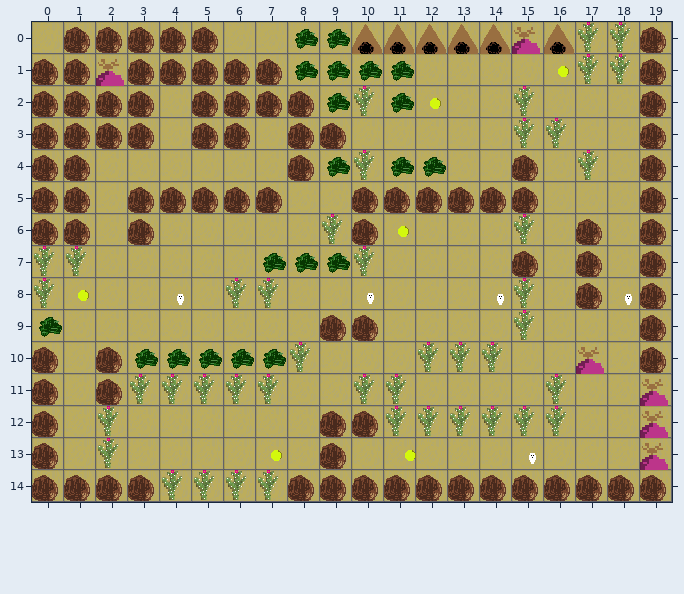
Level history. Tiled map (JSON): public/assets/maps/map-level-02.json. Above: the version before the commit.
Cells are 32x32 px. Shown: x 0..19, y 0..14.
And afterwards:
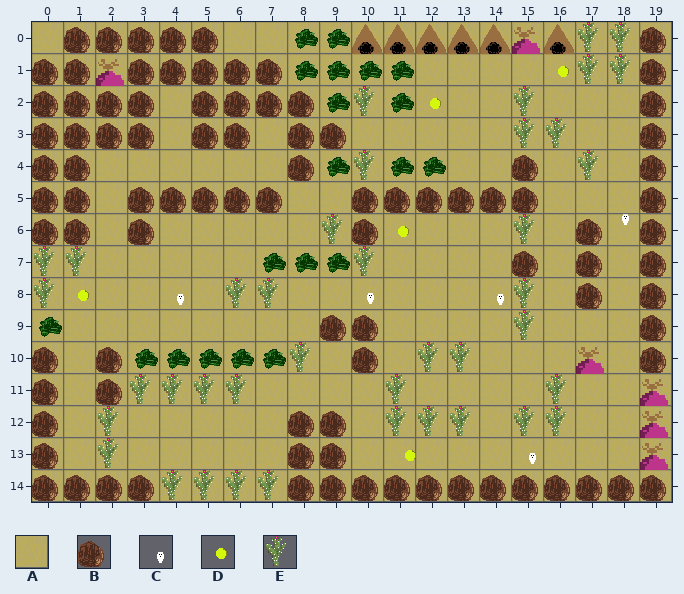
Key: from "tileset": A 0, B 1, C 2, D 3, E 5.
_ is an empty cell.
Objects are placed by their top-left corner, in cells (3,4 is the top-left corner of cell 3,4); size is 1x1 cell unless given.
Tiles replaced or removed in this view: A, B, C, E.
Commit message: Gameend scene erstellt und Level 02 angepasst
Change:
Changed rows in their new state; . is an unchanged cell.
Layer "Obstacles":
first column x 7:
 8 ...........A
10 ...B...A....
11 A..A........
12 .B.A...A....
13 .B..........
Layer "Items":
added: C "Mushroom" at 17.9,5.5
removed: D "Flower" at 7,13
